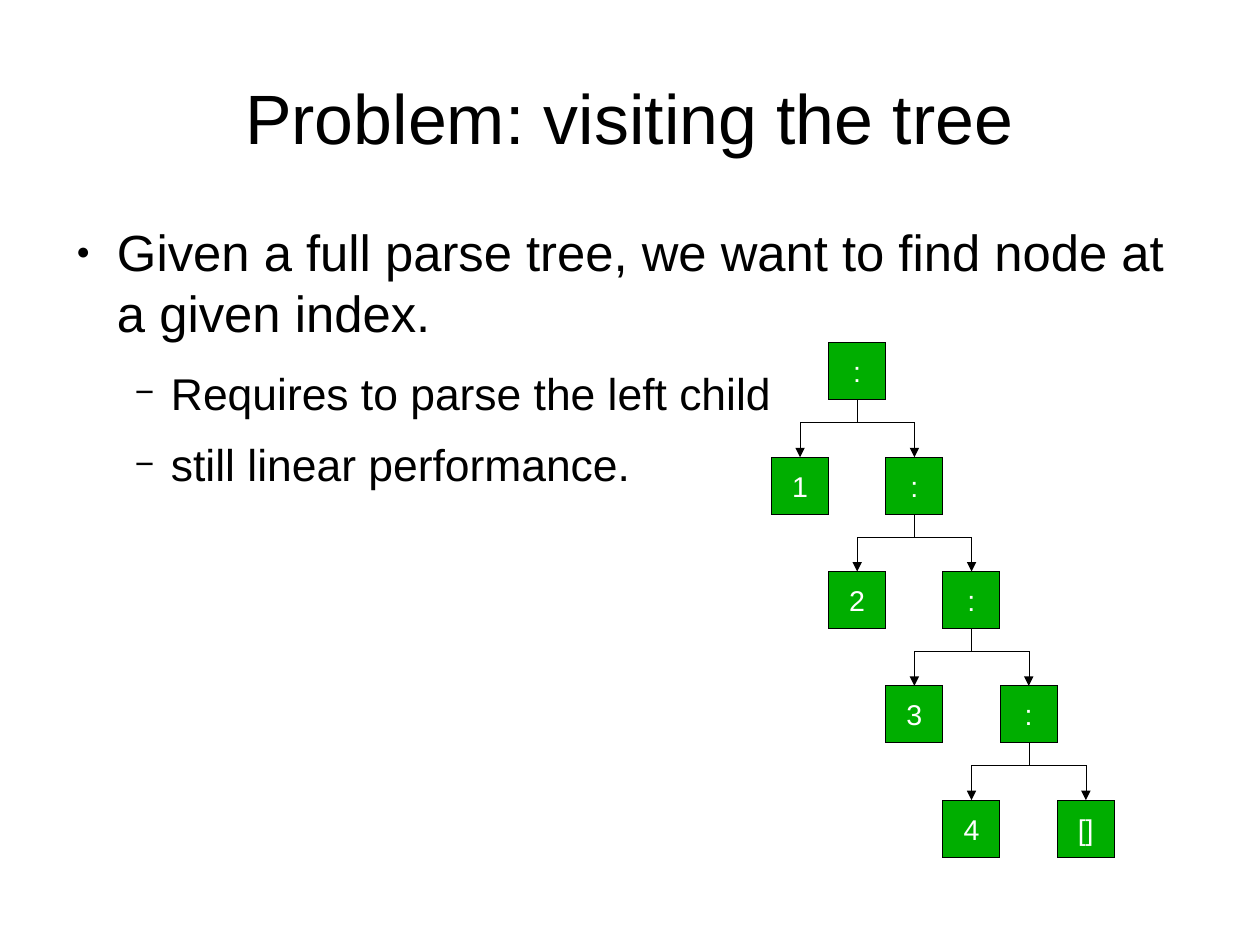
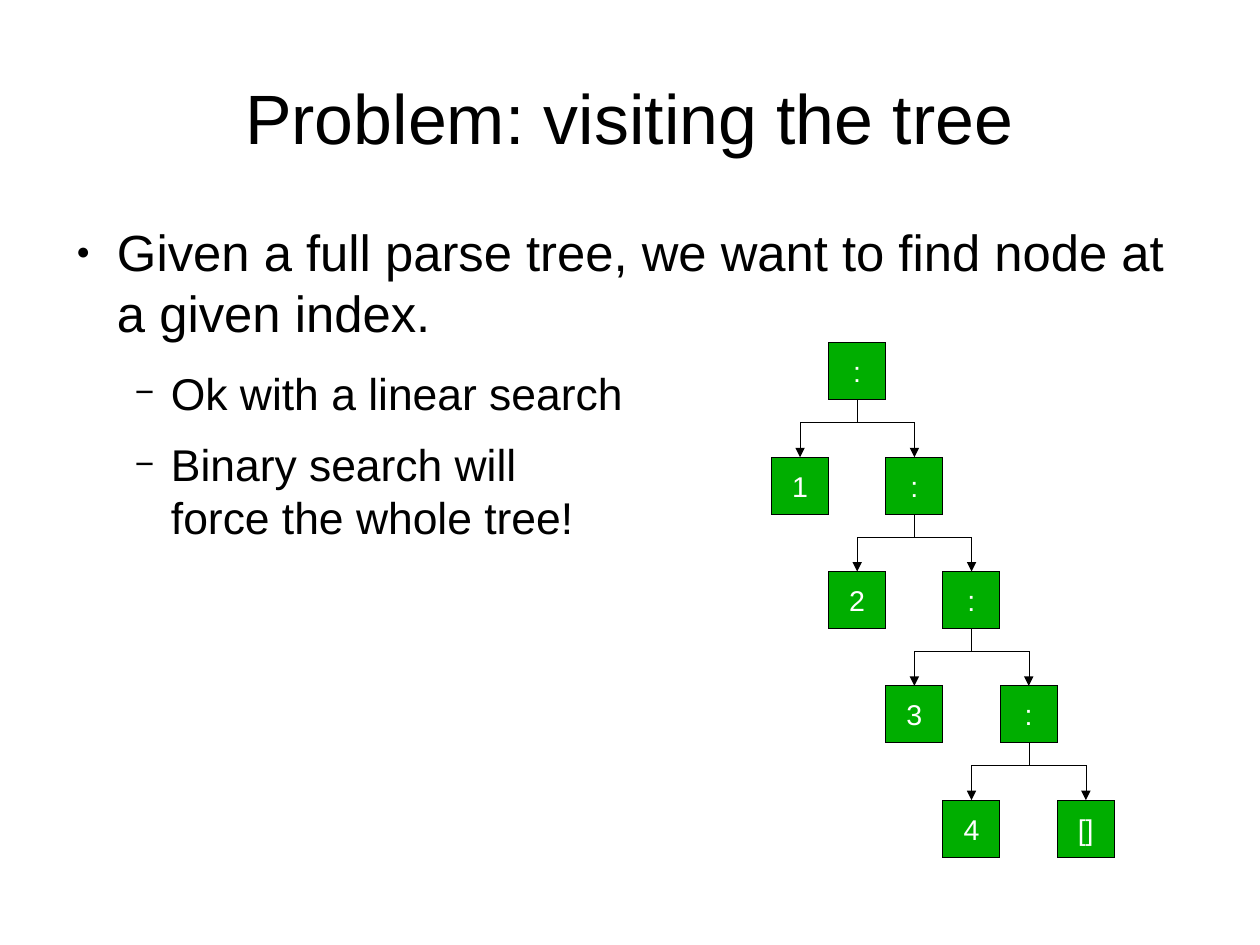
Before and after one commit to yi-editor/yi, a slide deck: slide 12 of doc/IncrementalParsing.odp (slide 11 before the commit). Drawn at 1260x945 pixels with LibreOffice and Linux fonts; fonts in the diff are those of the drawing. Boxes give left, top, right and bottom in pixels: in the first picture for what was removed or moved away, otherwise in the second. Text is boxed around its words. In the diff, an @@ line names an element or a change of style, - is before the commit and + after.

```diff
--- a/doc/IncrementalParsing.odp
+++ b/doc/IncrementalParsing.odp
@@ text at [171, 377, 622, 535]: text changed @@
-  − Requires to parse the left child
-  − still linear performance.
+  − Ok with a linear search
+  − Binary search will
+    force the whole tree!
```
Also in this commit, not shown: 2 other slides changed, 1 slide added.
